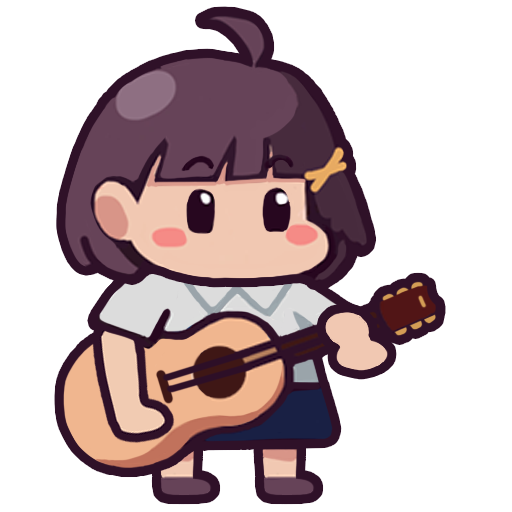
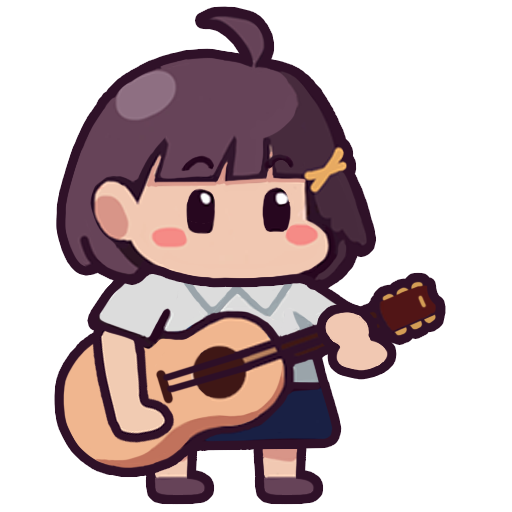
Before/after of a 512px x 512px layered artwork. What changed in the layer stack:
showed "close eye1" over <box>181,155,292,224</box>
painted on "Leg2" over <box>145,450,221,505</box>
painted on "Leg1" over <box>262,448,307,454</box>
